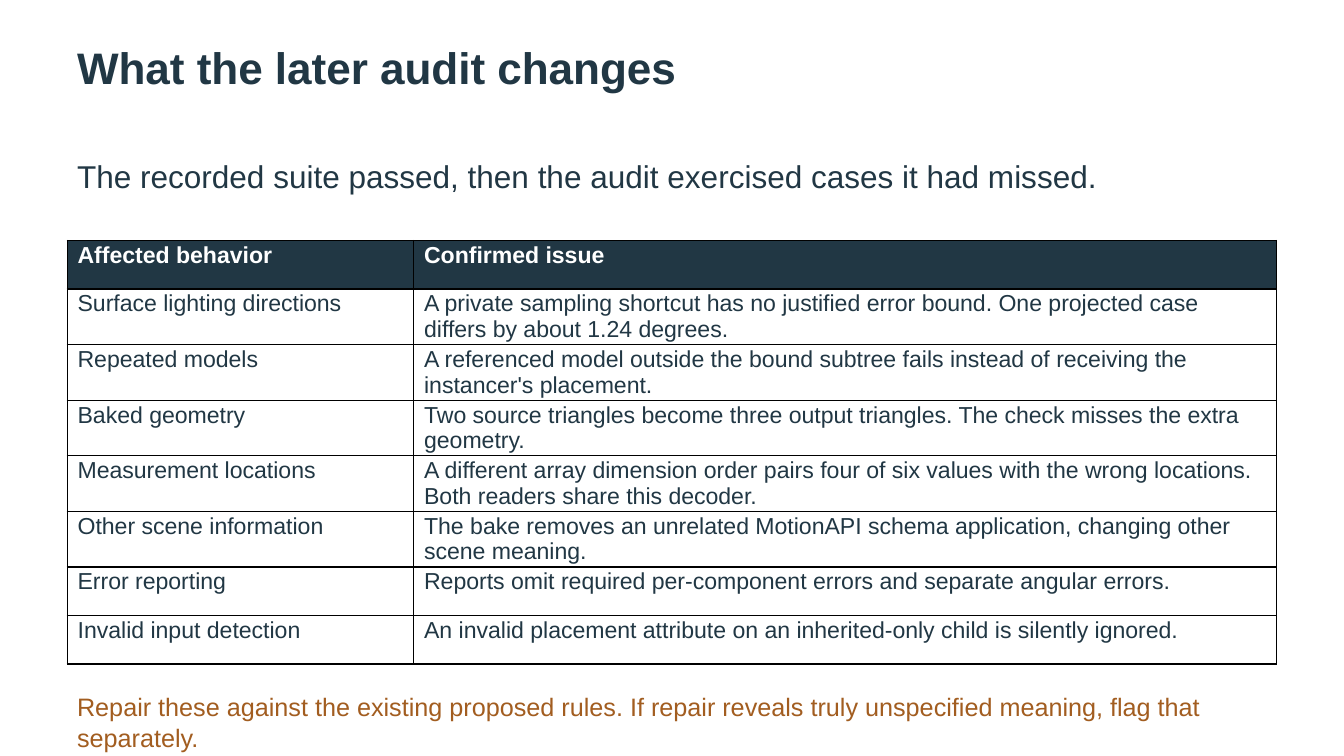
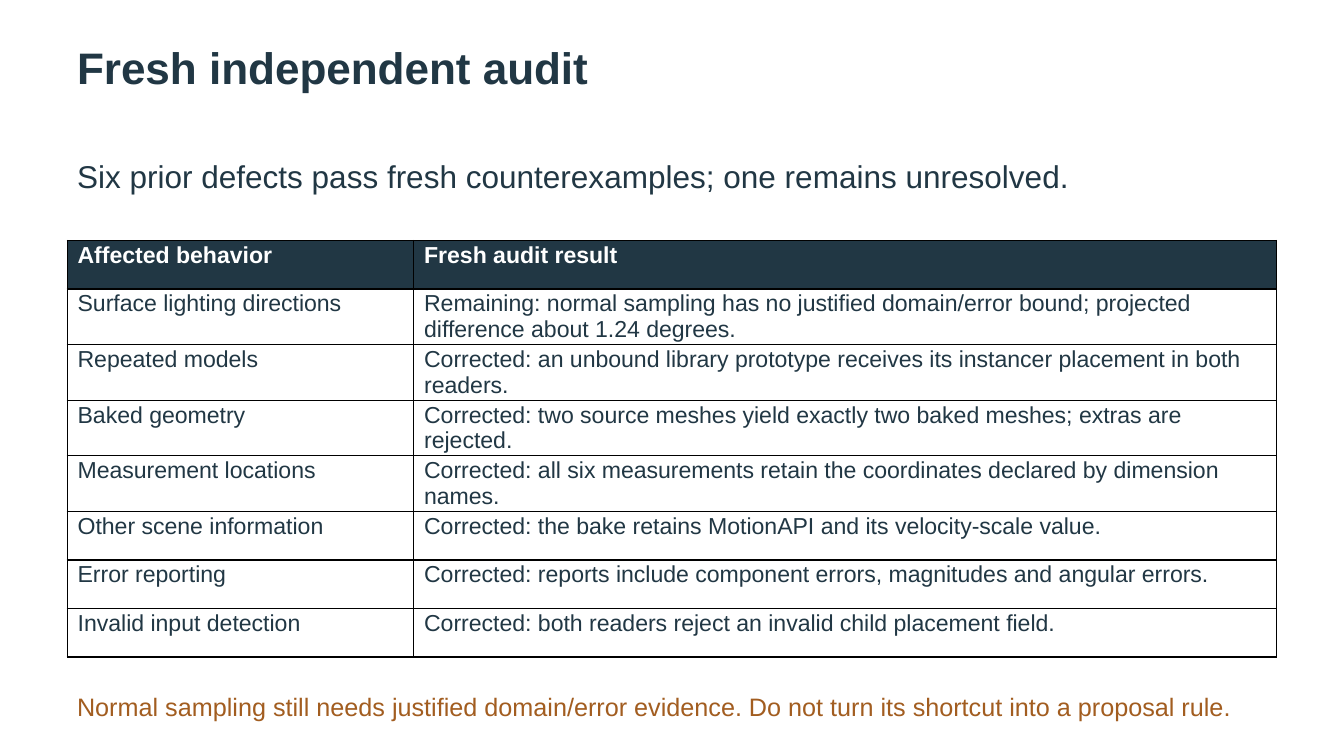
Before and after one commit to asluk/OpenUSD, a slide deck: slide 8 of extras/usd/examples/usdGeospatialBuild/delivery/geospatial-build.pptx. Drawn at 1344x756 pixels with LibreOffice and Linux fonts; fonts in the diff are those of the drawing. Boxes give left, top, right and bottom in pixels: in the first picture for what was removed or moved away, otherwise in the second. Text is boxed around its words. In the diff, an @@ line names an element or a change of style, - is before the commit and + after.

Commit message:
Deliver local split-candidate assessment and verified repair evidence

```diff
--- a/extras/usd/examples/usdGeospatialBuild/delivery/geospatial-build.pptx
+++ b/extras/usd/examples/usdGeospatialBuild/delivery/geospatial-build.pptx
@@ text in rectangle at <box>77,52,588,93</box>: text changed @@
-What the later audit changes
+Fresh independent audit
@@ text in rectangle at <box>77,165,1069,194</box>: text changed @@
-The recorded suite passed, then the audit exercised cases it had missed.
+Six prior defects pass fresh counterexamples; one remains unresolved.
@@ table at <box>68,241,1277,640</box> @@
-row 1, column 2: Confirmed issue
+row 1, column 2: Fresh audit result
-row 2, column 2: A private sampling shortcut has no justified error bound. One projected case differs by about 1.24 degrees.
+row 2, column 2: Remaining: normal sampling has no justified domain/error bound; projected difference about 1.24 degrees.
-row 3, column 2: A referenced model outside the bound subtree fails instead of receiving the instancer's placement.
+row 3, column 2: Corrected: an unbound library prototype receives its instancer placement in both readers.
-row 4, column 2: Two source triangles become three output triangles. The check misses the extra geometry.
+row 4, column 2: Corrected: two source meshes yield exactly two baked meshes; extras are rejected.
-row 5, column 2: A different array dimension order pairs four of six values with the wrong locations. Both readers share this decoder.
+row 5, column 2: Corrected: all six measurements retain the coordinates declared by dimension names.
-row 6, column 2: The bake removes an unrelated MotionAPI schema application, changing other scene meaning.
+row 6, column 2: Corrected: the bake retains MotionAPI and its velocity-scale value.
-row 7, column 2: Reports omit required per-component errors and separate angular errors.
+row 7, column 2: Corrected: reports include component errors, magnitudes and angular errors.
-row 8, column 2: An invalid placement attribute on an inherited-only child is silently ignored.
+row 8, column 2: Corrected: both readers reject an invalid child placement field.
@@ text in rectangle at <box>77,697,1230,722</box>: text changed @@
-Repair these against the existing proposed rules. If repair reveals truly unspecified meaning, flag that separately.
+Normal sampling still needs justified domain/error evidence. Do not turn its shortcut into a proposal rule.
```
Also in this commit, not shown: 8 other slides changed, 37 other files.
